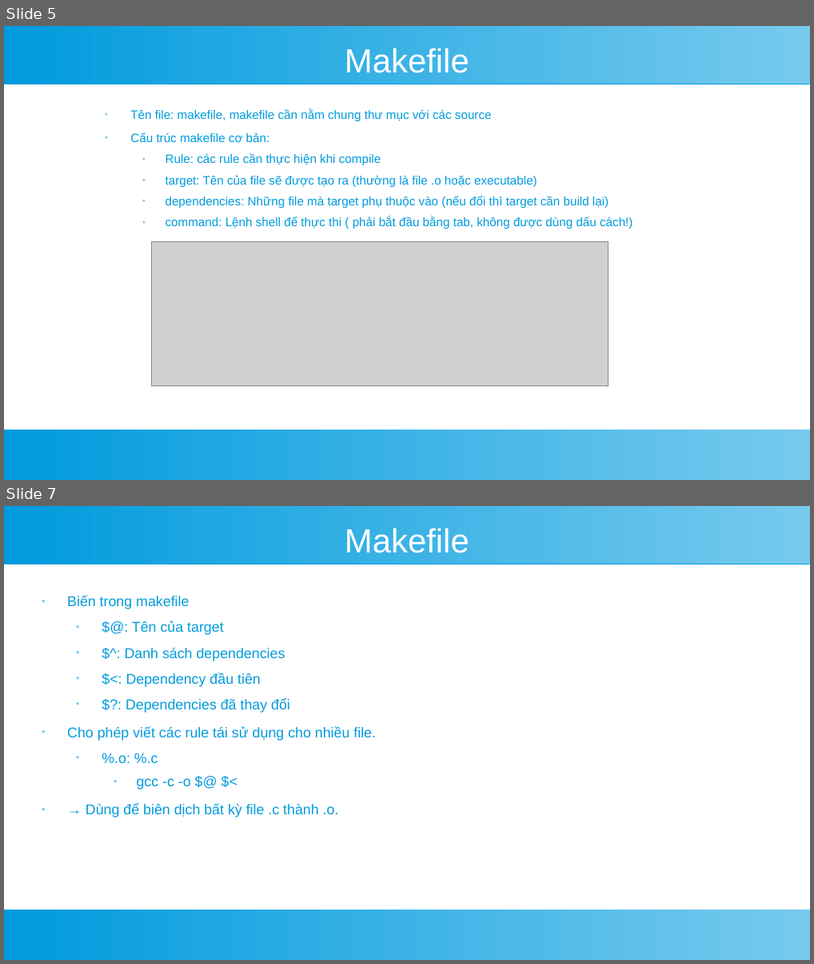
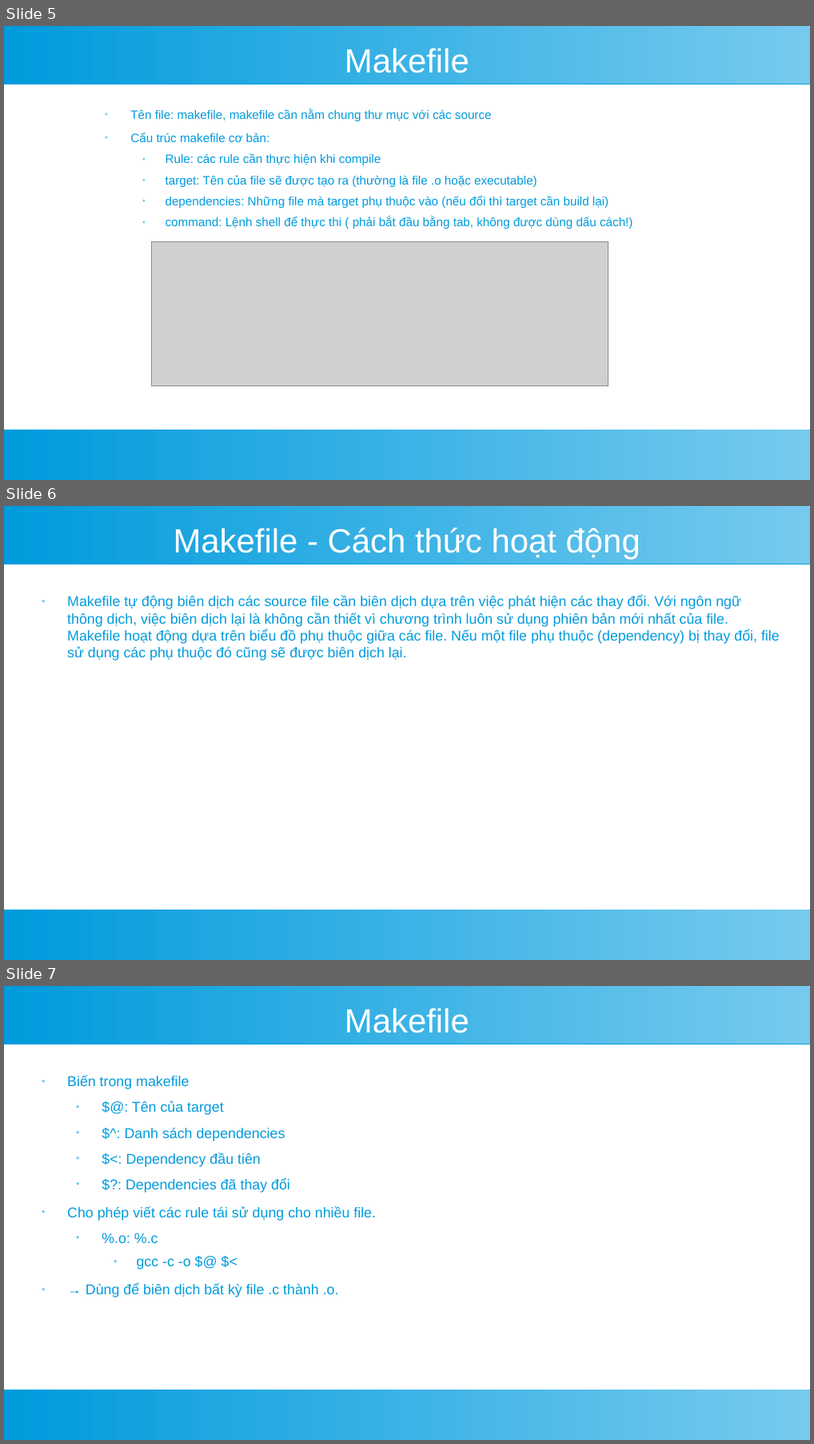
Before and after one commit to TrietTruong2243/AdvancedWeb_TicTacToe, a slide deck: cmake.odp. Shown one above the other, each under a label of ours: slides 5 and 7 before the commit, slides 5, 6 and 7 after it; the slides between them are not shown. The pictures are 814x964 and 814x1444 pixels, drawn with LibreOffice and Linux fonts; fonts in the diff are those of the drawing; grey boxes stand for pictures. Boxes give left, top, right and bottom in pixels: in the first picture for what was removed or moved away, otherwise in the second. Text is boxed around its words. In the diff, an @@ line names an element or a change of style, - is before the commit and + after.

```diff
--- a/cmake.odp
+++ b/cmake.odp
@@ slide 6 added at <box>4,506,810,960</box>, background #FFFFFF; not listed: 2 template elements that a slide beside it also shows @@
@@ title added at <box>174,528,641,560</box>, 33 pt, text #FFFFFF @@
+Makefile - Cách thức hoạt động
@@ text added at <box>67,596,780,660</box>, 14 pt, text #009BDD @@
+● Makefile tự động biên dịch các source file cần biên dịch dựa trên việc phát hiện các thay đổi. Với ngôn ngữ thông dịch, việc biên dịch lại là không cần thiết vì chương trình luôn sử dụng phiên bản mới nhất của file. Makefile hoạt động dựa trên biểu đồ phụ thuộc giữa các file. Nếu một file phụ thuộc (dependency) bị thay đổi, file sử dụng các phụ thuộc đó cũng sẽ được biên dịch lại.
```
Also in this commit, not shown: 8 slides changed, 2 other slides added, 2 slides removed.
